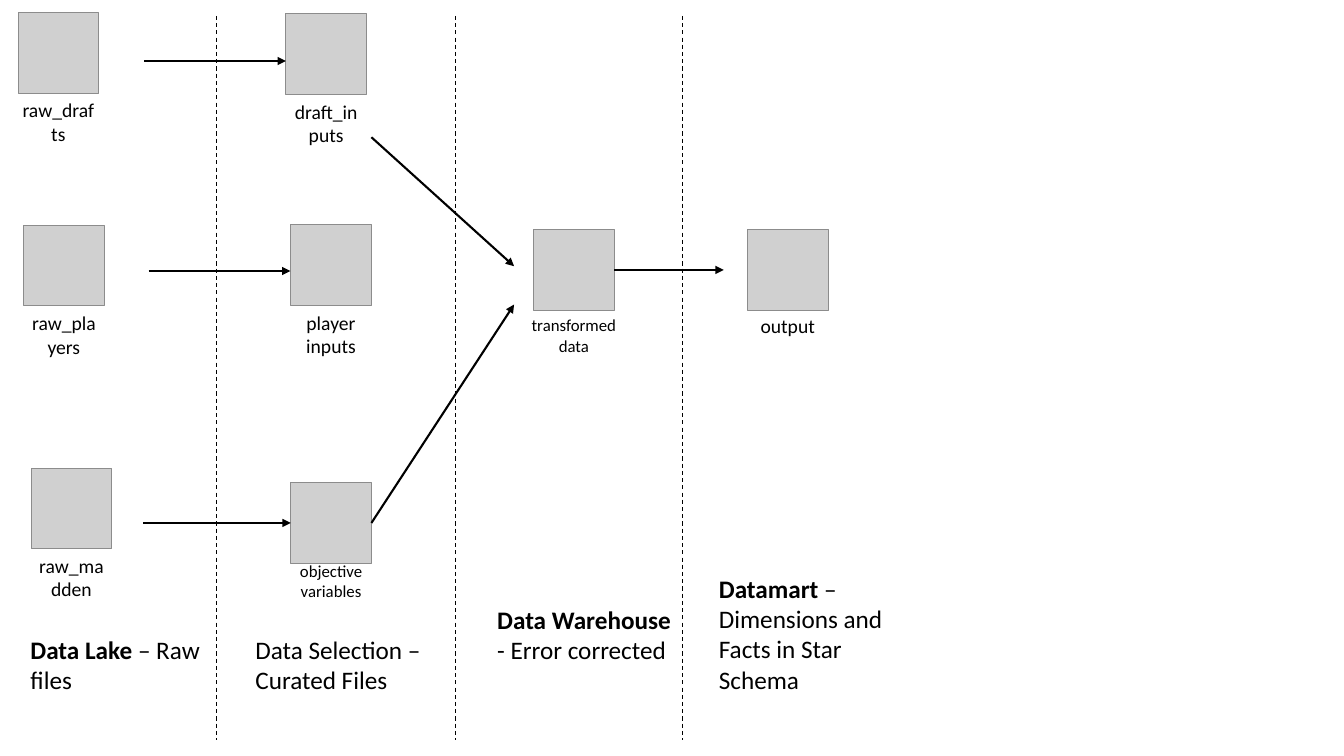
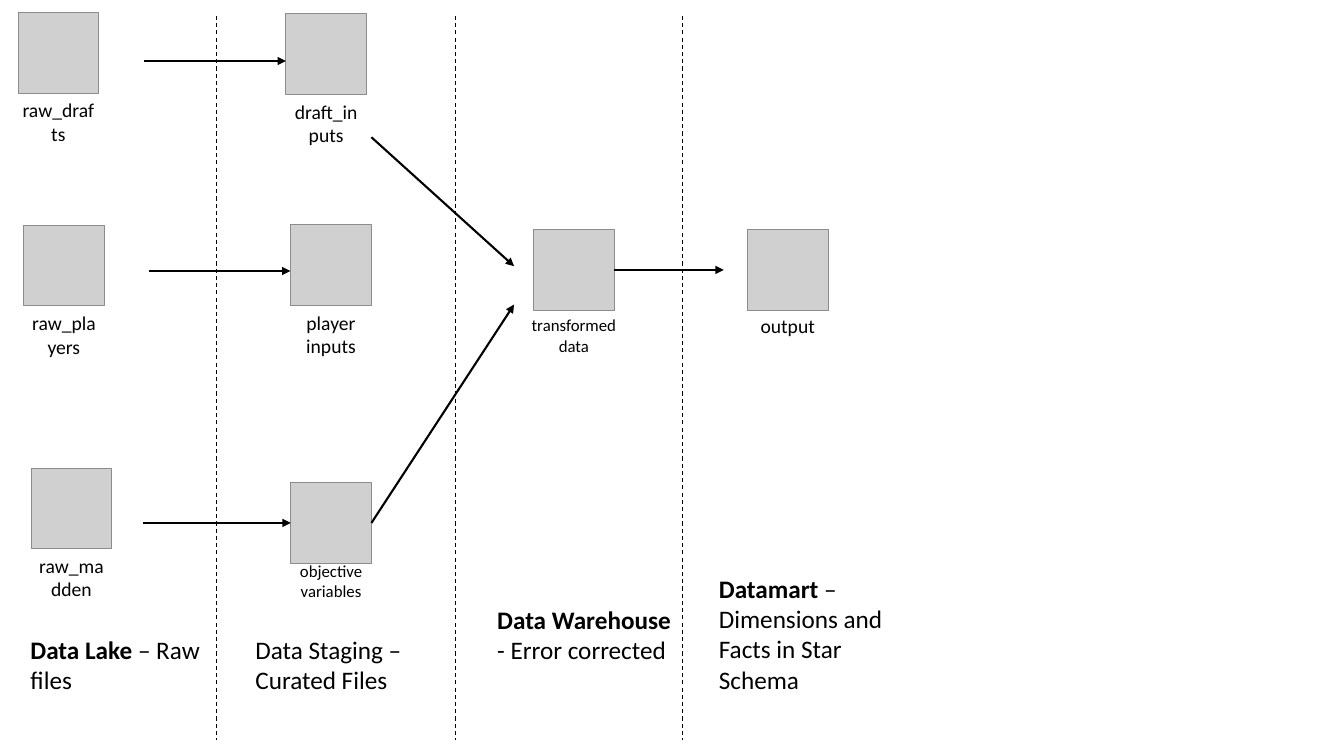
Before and after one commit to mmcelhan/nfl_capstone, a slide deck: slide 1 of documentation/diagrams/data_architecture.pptx. Drawn at 1344x756 pixels with LibreOffice and Linux fonts; fonts in the diff are those of the drawing; grey boxes stand for pictures. Boxes give left, top, right and bottom in pixels: in the first picture for what was removed or moved away, otherwise in the second. Text is boxed around its words. In the diff, an @@ line names an element or a change of style, - is before the commit and + after.

Commit message:
slides

```diff
--- a/documentation/diagrams/data_architecture.pptx
+++ b/documentation/diagrams/data_architecture.pptx
@@ text at [255,641,387,689]: text changed @@
-Data Selection – Curated Files
+Data Staging – Curated Files
```
Also in this commit, not shown: 1 other slide changed.
